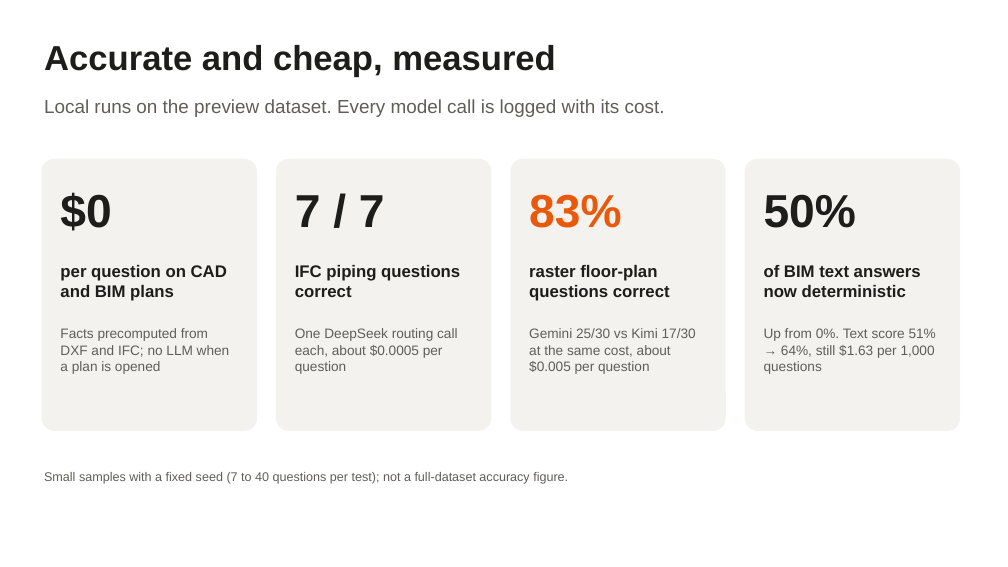
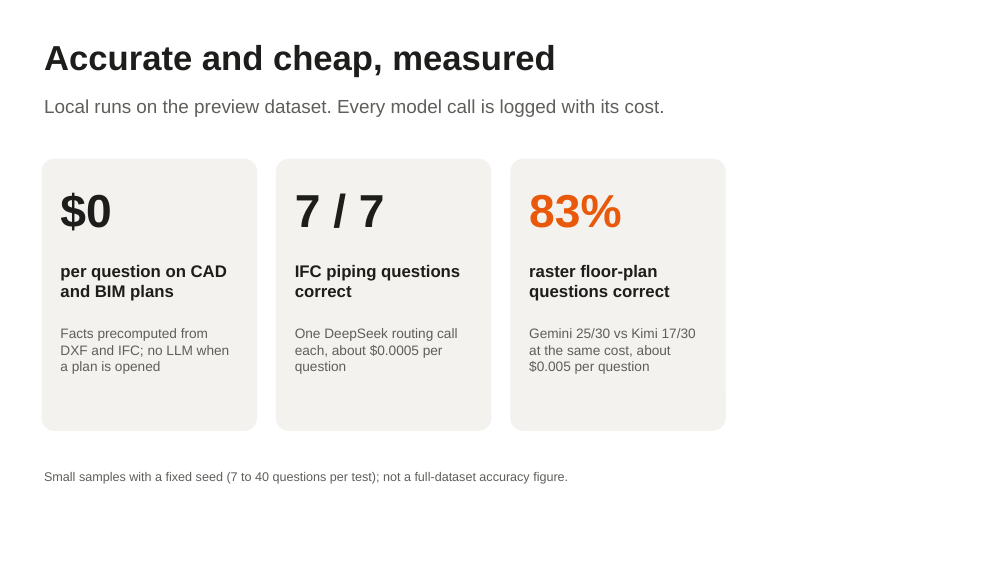
Before and after one commit to chaowang0524/metsatalo-stoa, a slide deck: slide 14 of Make_Blueprints_Talk_EN_Final.pptx. Drawn at 1008x567 pixels with LibreOffice and Linux fonts; fonts in the diff are those of the drawing. Boxes give left, top, right and bottom in pixels: in the first picture for what was removed or moved away, otherwise in the second. Text is boxed around its words. In the diff, an @@ line names an element or a change of style, - is before the commit and + after.

```diff
--- a/Make_Blueprints_Talk_EN_Final.pptx
+++ b/Make_Blueprints_Talk_EN_Final.pptx
@@ rounded rectangle removed at bbox=[745, 159, 960, 431] @@
@@ text removed at bbox=[764, 194, 856, 228] @@
-50%
@@ text removed at bbox=[764, 265, 921, 297] @@
-of BIM text answers now deterministic
@@ text removed at bbox=[764, 328, 936, 374] @@
-Up from 0%. Text score 51% → 64%, still $1.63 per 1,000 questions
```
Also in this commit, not shown: 9 other slides changed, 1 other file.
